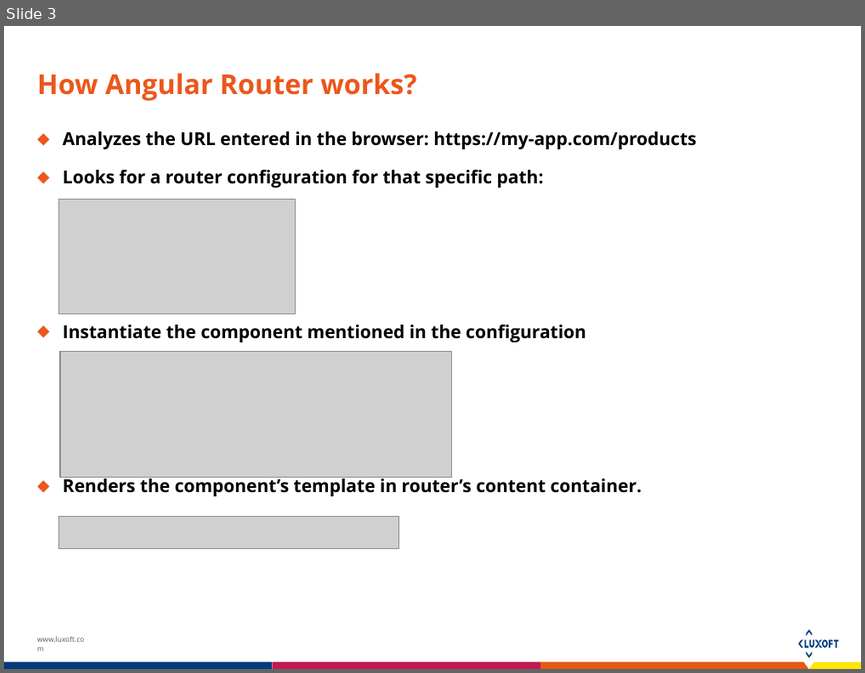
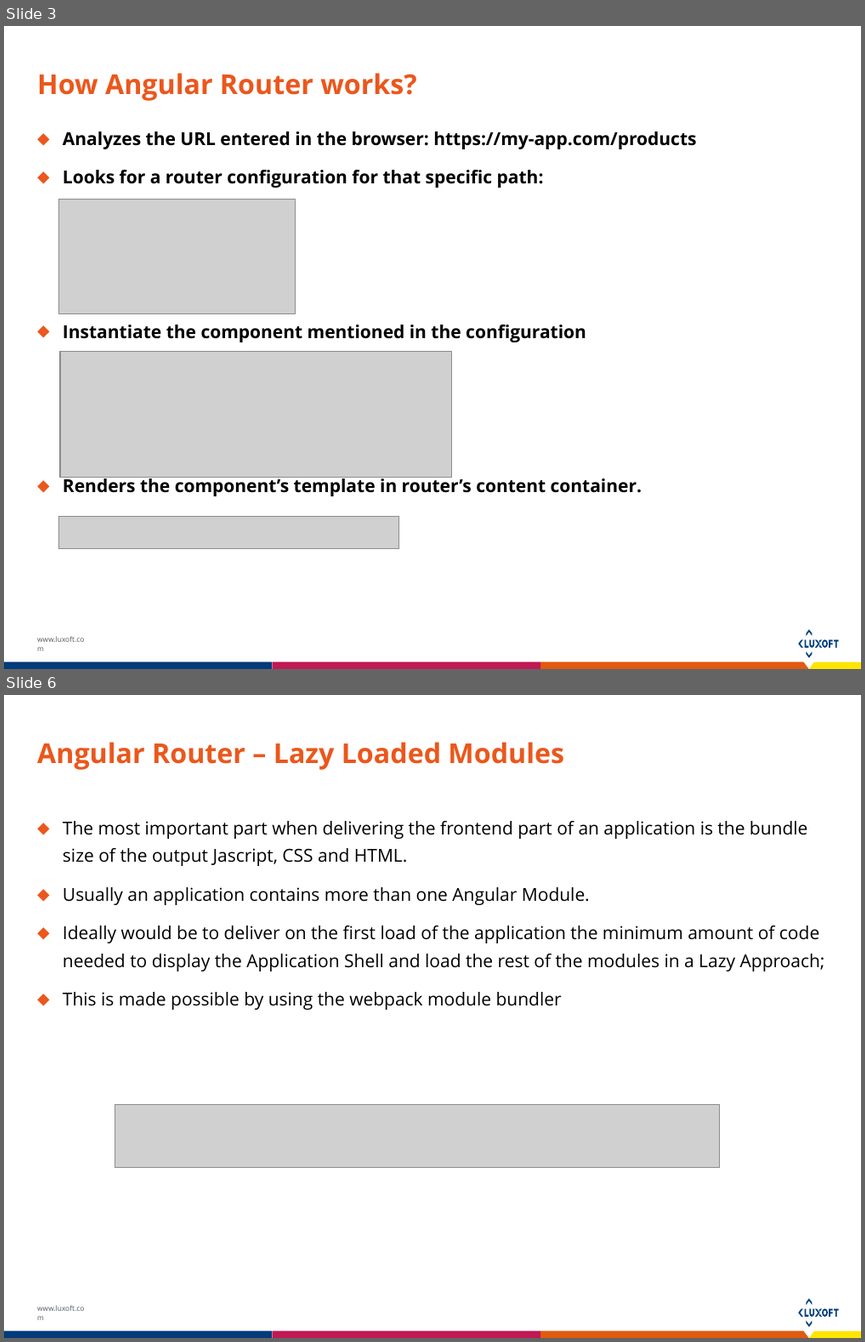
Before and after one commit to ccartas/angular-upskilling, a slide deck: day_8/presentation/9. Angular Router.pptx. Shown one above the other, each under a label of ours: slide 3 before the commit, slides 3 and 6 after it; the slides between them are not shown. The pictures are 865x673 and 865x1342 pixels, drawn with LibreOffice and Linux fonts; fonts in the diff are those of the drawing; grey boxes stand for pictures. Boxes give left, top, right and bottom in pixels: in the first picture for what was removed or moved away, otherwise in the second. Text is boxed around its words. In the diff, an @@ line names an element or a change of style, - is before the commit and + after.

```diff
--- a/day_8/presentation/9. Angular Router.pptx
+++ b/day_8/presentation/9. Angular Router.pptx
@@ slide 6 added at box(4, 695, 861, 1338), background #FFFFFF; not listed: 16 template elements that a slide beside it also shows @@
@@ title added at box(37, 742, 564, 770), 23 pt, text #EB571C, bold @@
+Angular Router – Lazy Loaded Modules
@@ text added at box(63, 821, 825, 1009), 15 pt, text #000000 @@
+⬥ The most important part when delivering the frontend part of an application is the bundle size of the output Jascript, CSS and HTML.
+⬥ Usually an application contains more than one Angular Module.
+⬥ Ideally would be to deliver on the first load of the application the minimum amount of code needed to display the Application Shell and load the rest of the modules in a Lazy Approach;
+⬥ This is made possible by using the webpack module bundler
@@ picture added at box(115, 1104, 720, 1167) @@
```
Also in this commit, not shown: 1 slide changed, 2 other slides added, 34 other files.
